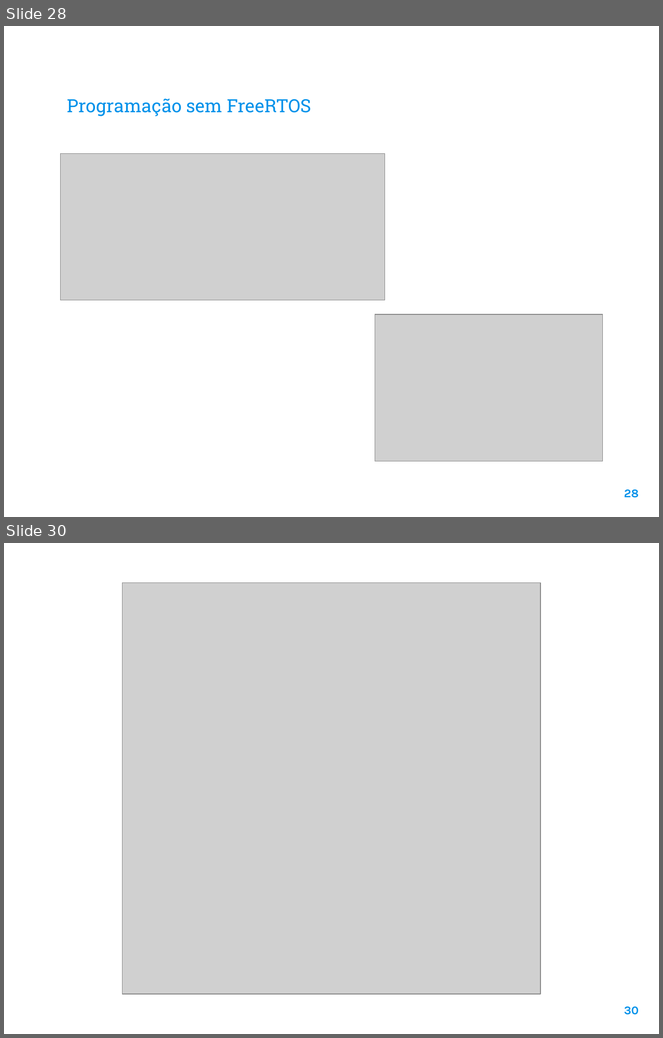
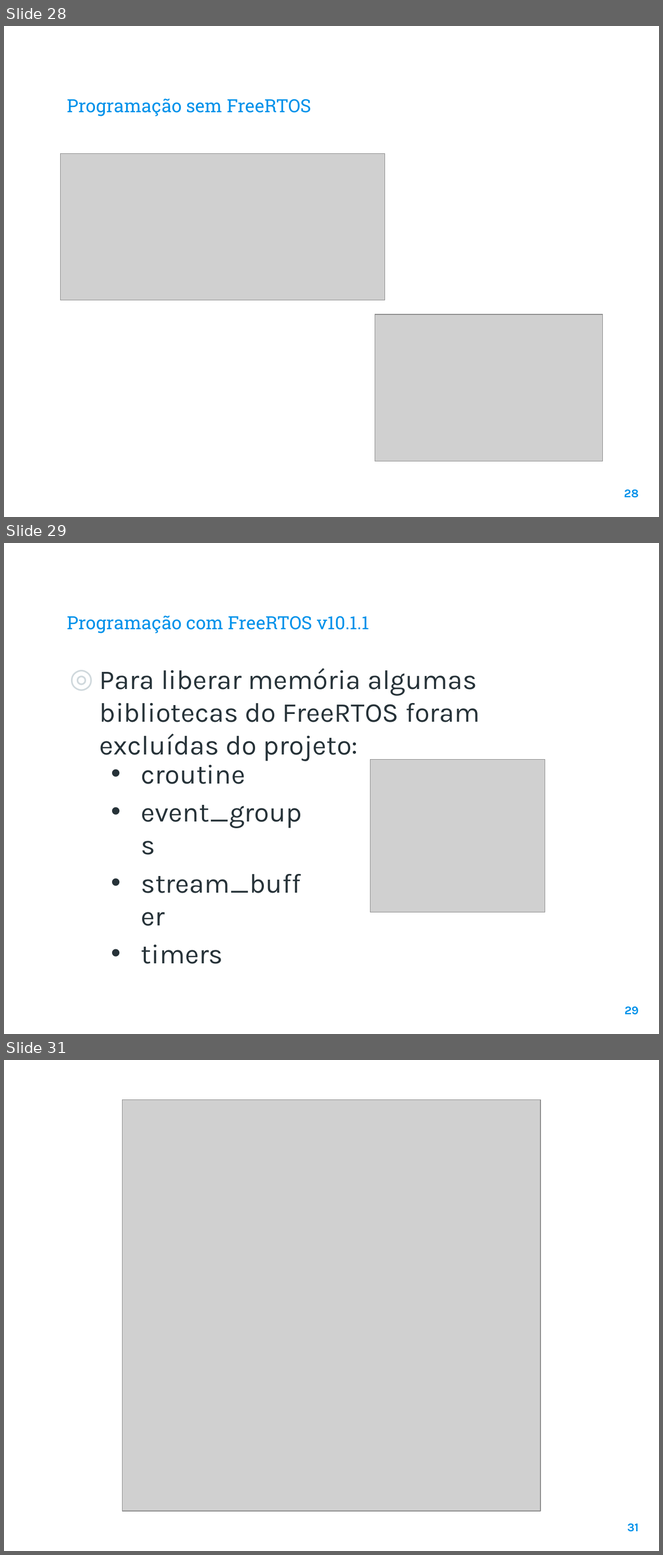
Before and after one commit to MuriloMarquesPinto/Masters-Brasil-2018, a slide deck: Masters Brasil.pptx. Shown one above the other, each under a label of ours: slides 28 and 30 before the commit, slides 28, 29 and 31 after it; the slides between them are not shown. The pictures are 663x1038 and 663x1555 pixels, drawn with LibreOffice and Linux fonts; fonts in the diff are those of the drawing; grey boxes stand for pictures; background and template pictures are left out. Boxes give left, top, right and bottom in pixels: in the first picture for what was removed or moved away, otherwise in the second. Text is boxed around its words. In the diff, an @@ line names an element or a change of style, - is before the commit and + after.

```diff
--- a/Masters Brasil.pptx
+++ b/Masters Brasil.pptx
@@ slide 29 added at (4,543,659,1034), background picture (left out) @@
@@ title added at (67,615,370,633), 20 pt, text #0091EA @@
+Programação com FreeRTOS v10.1.1
@@ text added at (100,668,480,761), 30 pt, text #263238 @@
+◎ Para liberar memória algumas bibliotecas do FreeRTOS foram excluídas do projeto:
@@ picture added at (370,760,545,913) @@
@@ text added at (141,765,302,964), 30 pt, text #263238 @@
+• croutine
+• event_groups
+• stream_buffer
+• timers
@@ page number added at (625,1007,639,1015), 13 pt, text #0091EA, bold @@
+29
@@ what was slide 30 is now slide 31 @@
@@ page number at (627,1524,639,1532): text changed @@
-30
+31
```
Also in this commit, not shown: 1 slide changed.
